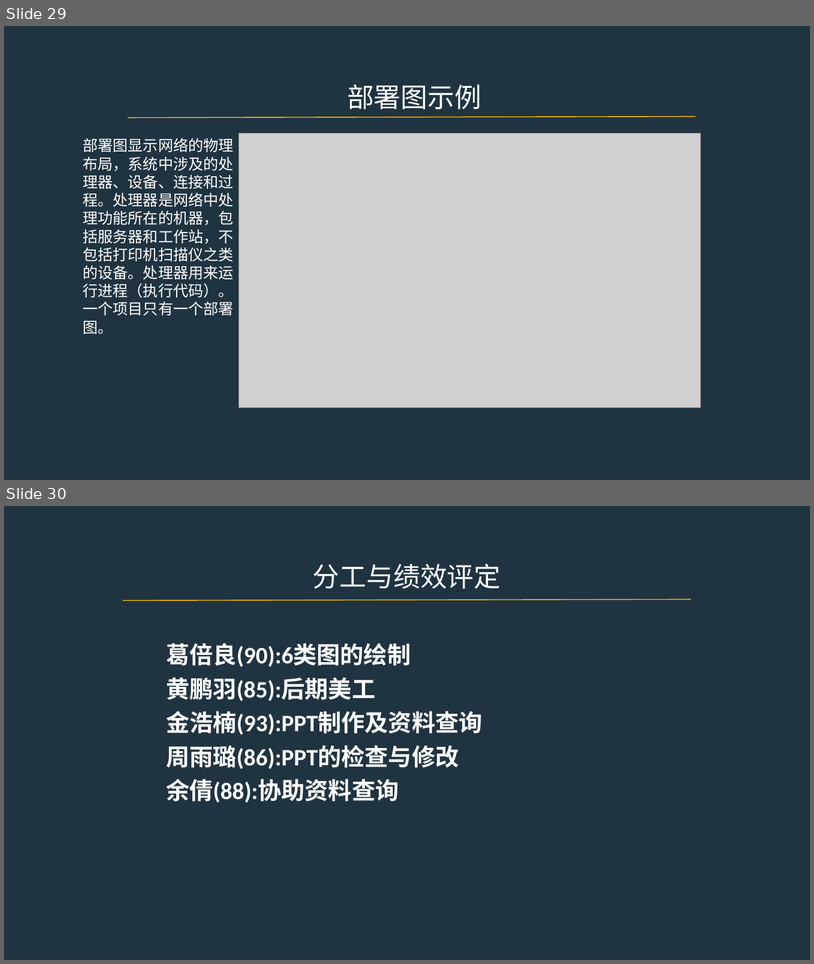
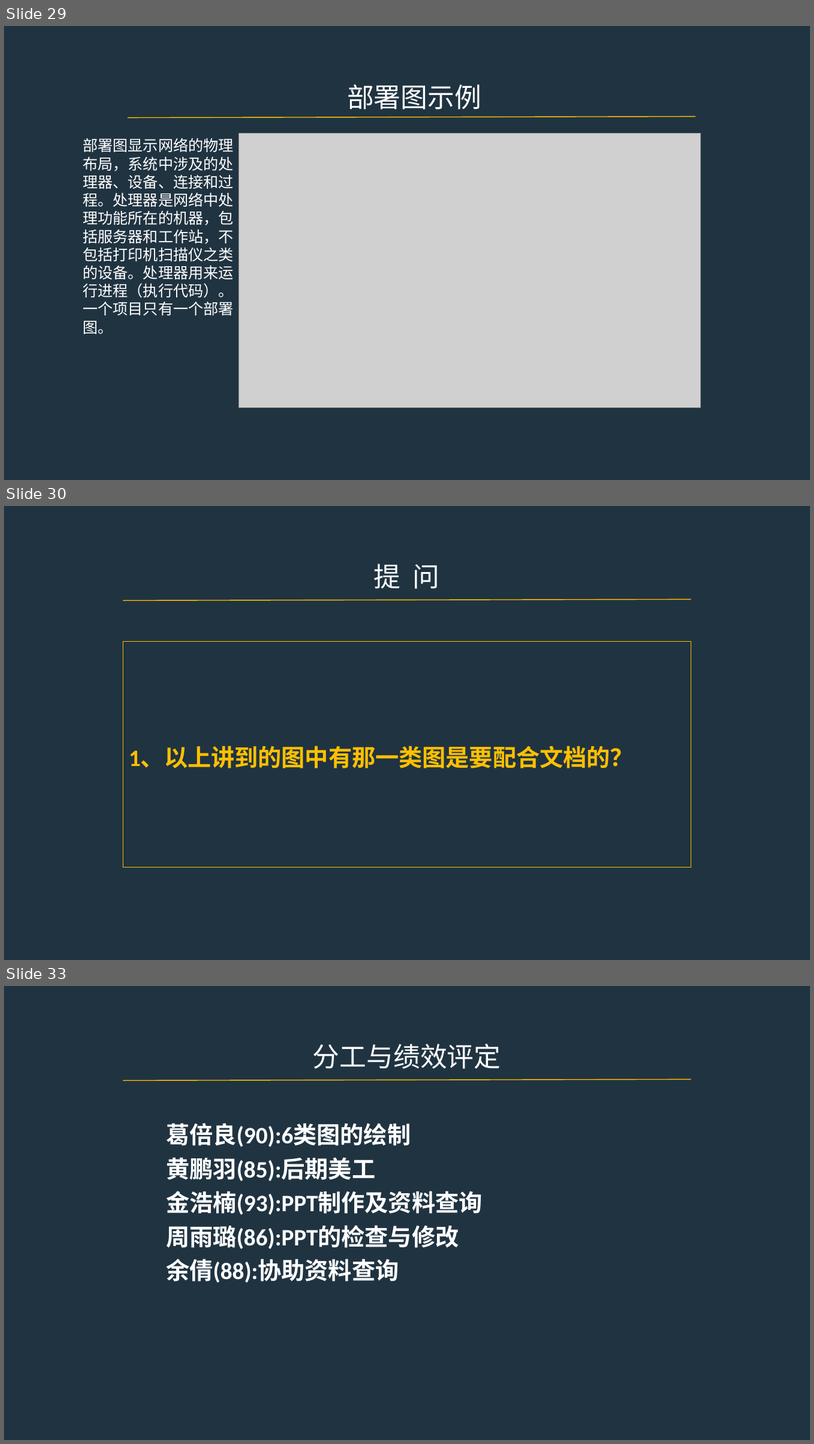
Before and after one commit to PRD2017-G07/G07-teamwork, a slide deck: 0PPT/UML图.pptx. Shown one above the other, each under a label of ours: slides 29 and 30 before the commit, slides 29, 30 and 33 after it; the slides between them are not shown. The pictures are 814x964 and 814x1444 pixels, drawn with LibreOffice and Linux fonts; fonts in the diff are those of the drawing; grey boxes stand for pictures. Boxes give left, top, right and bottom in pixels: in the first picture for what was removed or moved away, otherwise in the second. Text is boxed around its words. In the diff, an @@ line names an element or a change of style, - is before the commit and + after.

```diff
--- a/0PPT/UML图.pptx
+++ b/0PPT/UML图.pptx
@@ slide 30 added at [4,506,810,960], background #203341 @@
@@ text added at [374,564,440,589], 32 pt, text #FFFFFF @@
+提 问
@@ line added from (123, 600) to (691, 599), #FFC000 1 pt @@
@@ rectangle added at [123,641,692,867], outline #FFC000 1 pt, 28 pt, text #FFC000, bold @@
+1、以上讲到的图中有那一类图是要配合文档的？
@@ what was slide 30 is now slide 33 @@
```
Also in this commit, not shown: 2 other slides added.
